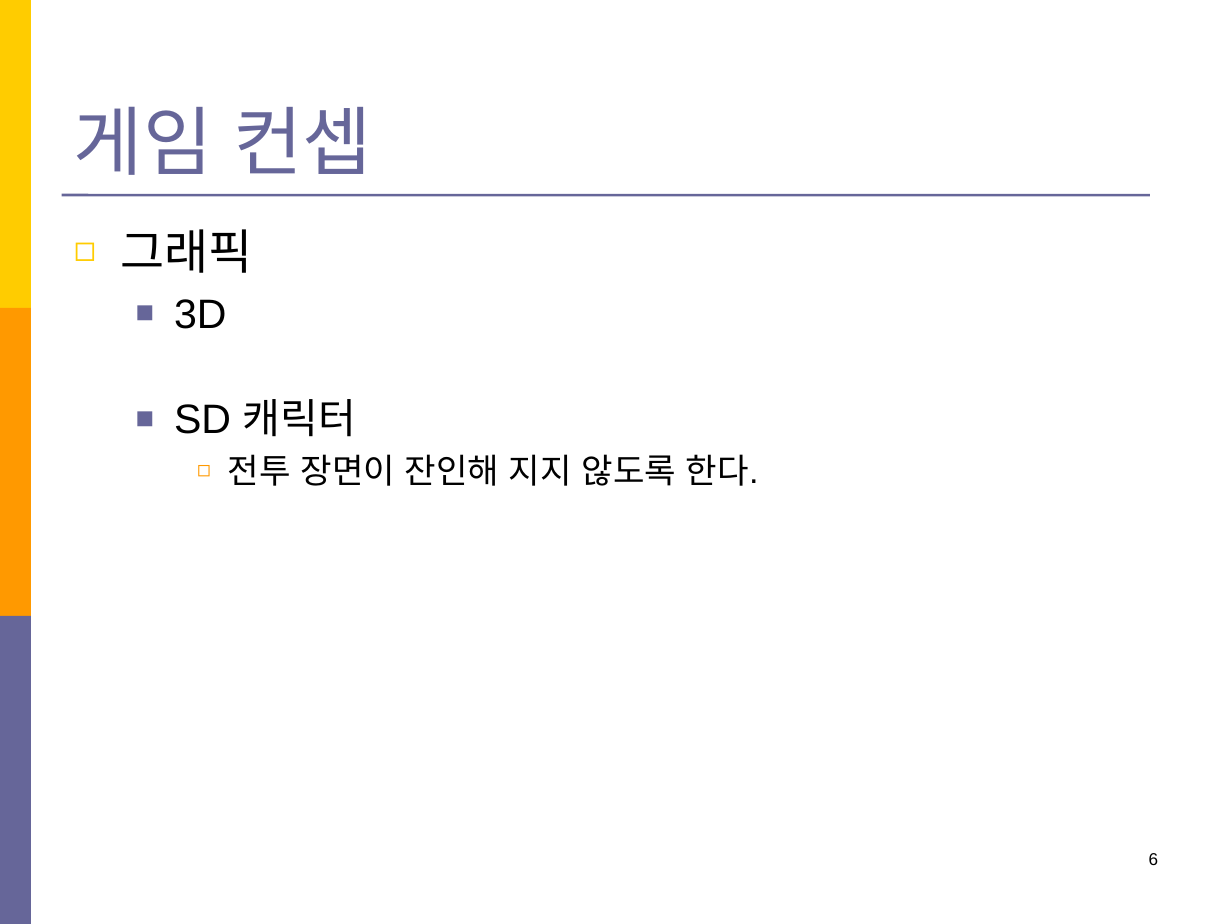
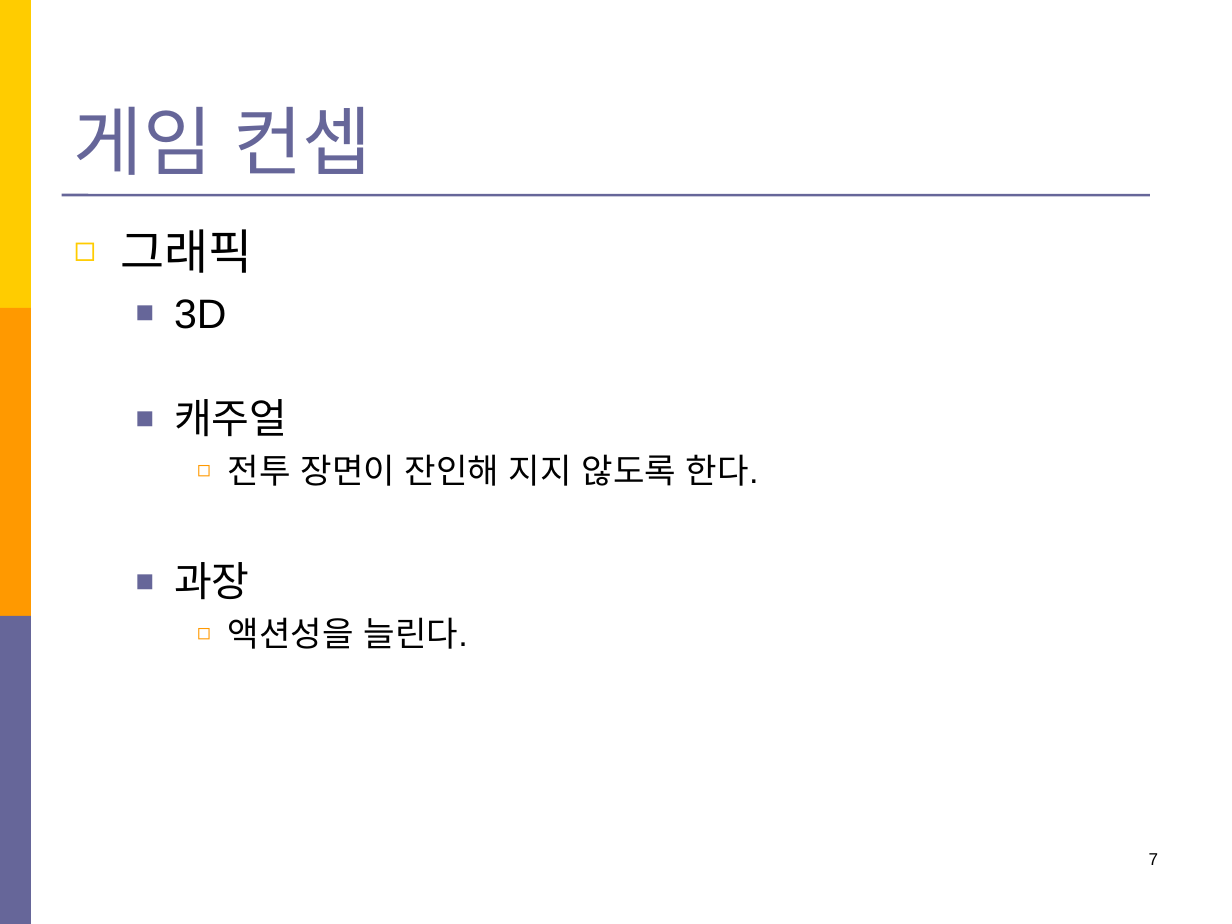
Before and after one commit to Kim2Kang/Documents, a slide deck: slide 7 of 제안서/김나단/제안서_전투시뮬레이션_3.1ver.pptx (slide 6 before the commit). Drawn at 1232x924 pixels with LibreOffice and Linux fonts; fonts in the diff are those of the drawing. Boxes give left, top, right and bottom in pixels: in the first picture for what was removed or moved away, otherwise in the second. Text is boxed around its words. In the diff, an @@ line names an element or a change of style, - is before the commit and + after.

```diff
--- a/제안서/김나단/제안서_전투시뮬레이션_3.1ver.pptx
+++ b/제안서/김나단/제안서_전투시뮬레이션_3.1ver.pptx
@@ text at [174,399,287,437]: text changed @@
-  ■ SD 캐릭터
+  ■ 캐주얼
@@ text at [174,562,468,649]: paragraphs added @@
+  ■ 과장
+    ◻ 액션성을 늘린다.
@@ page number at [1149,853,1159,865]: text changed @@
-6
+7
```
Also in this commit, not shown: 2 other slides changed, 2 slides added.
